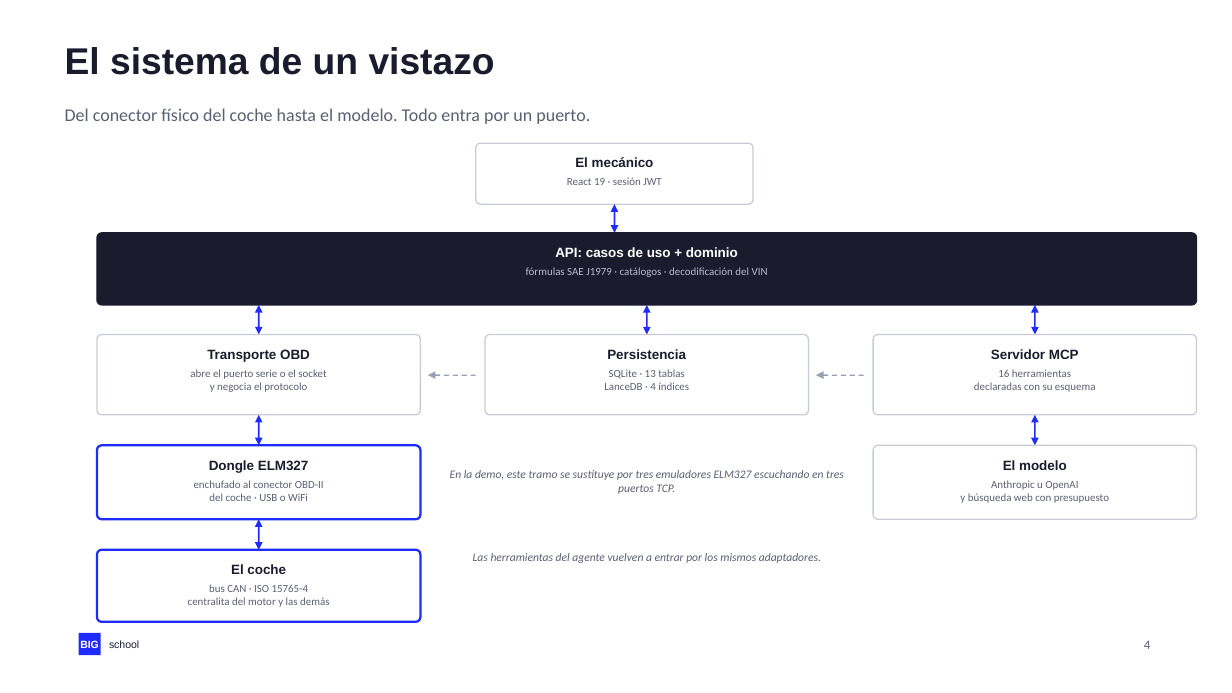
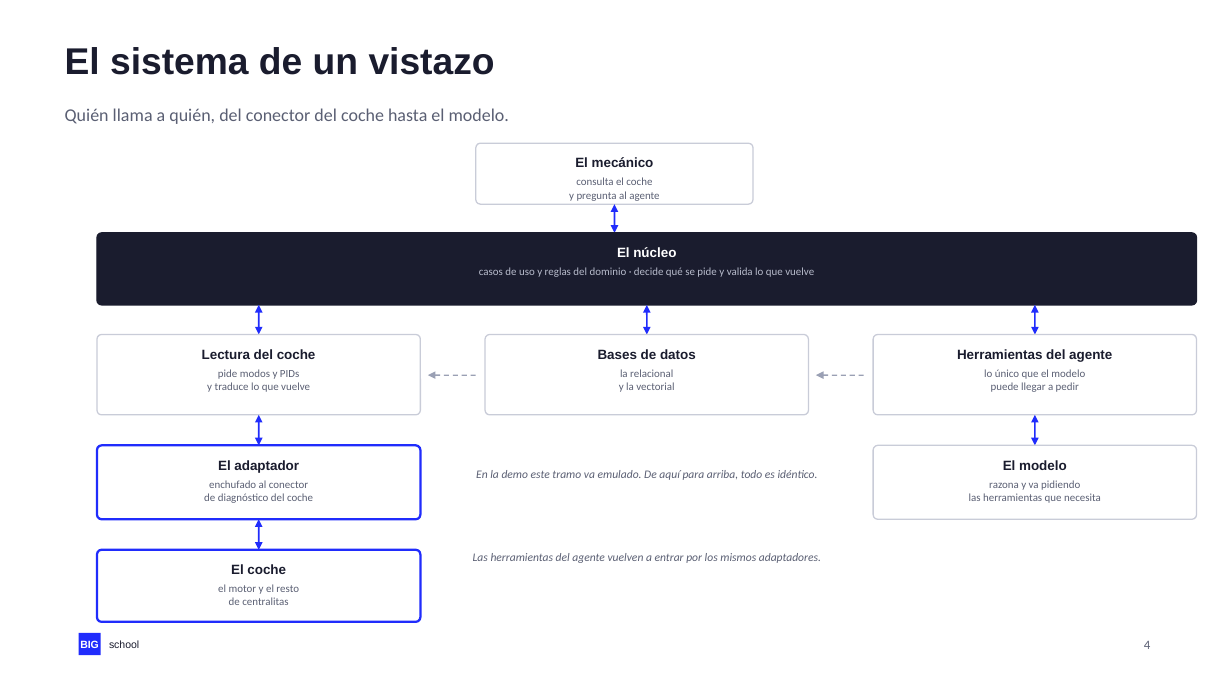
Before and after one commit to NovilloQuinta/intelligent-automotive-diagnostics, a slide deck: slide 4 of docs/presentacion/tfm-intelligent-automotive-diagnostics.pptx. Drawn at 1232x693 pixels with LibreOffice and Linux fonts; fonts in the diff are those of the drawing. Boxes give left, top, right and bottom in pixels: in the first picture for what was removed or moved away, otherwise in the second. Text is boxed around its words. In the diff, an @@ line names an element or a change of style, - is before the commit and + after.

```diff
--- a/docs/presentacion/tfm-intelligent-automotive-diagnostics.pptx
+++ b/docs/presentacion/tfm-intelligent-automotive-diagnostics.pptx
@@ text at (65,108,509,124): text changed @@
-Del conector físico del coche hasta el modelo. Todo entra por un puerto.
+Quién llama a quién, del conector del coche hasta el modelo.
@@ text at (569,177,659,201): text changed @@
-React 19 · sesión JWT
+consulta el coche
+y pregunta al agente
@@ text at (479,267,814,277): text changed @@
-fórmulas SAE J1979 · catálogos · decodificación del VIN
+casos de uso y reglas del dominio · decide qué se pide y valida lo que vuelve
@@ text at (617,247,676,257): text changed @@
-API: casos de uso + dominio
+El núcleo
@@ text at (202,349,316,359): text changed @@
-Transporte OBD
+Lectura del coche
@@ text at (598,349,696,359): text changed @@
-Persistencia
+Bases de datos
@@ text at (957,349,1112,362): text changed @@
-Servidor MCP
+Herramientas del agente
@@ text at (207,369,310,392): text changed @@
-abre el puerto serie o el socket
-y negocia el protocolo
+pide modos y PIDs
+y traduce lo que vuelve
@@ text at (619,369,674,392): text changed @@
-SQLite · 13 tablas
-LanceDB · 4 índices
+la relacional
+y la vectorial
@@ text at (984,369,1085,392): text changed @@
-16 herramientas
-declaradas con su esquema
+lo único que el modelo
+puede llegar a pedir
@@ text at (218,460,299,473): text changed @@
-Dongle ELM327
+El adaptador
@@ text at (476,470,818,480): text changed @@
-En la demo, este tramo se sustituye por tres emuladores ELM327 escuchando en tres puertos TCP.
+En la demo este tramo va emulado. De aquí para arriba, todo es idéntico.
@@ text at (204,480,313,503): text changed @@
-enchufado al conector OBD-II
-del coche · USB o WiFi
+enchufado al conector
+de diagnóstico del coche
@@ text at (969,480,1101,503): text changed @@
-Anthropic u OpenAI
-y búsqueda web con presupuesto
+razona y va pidiendo
+las herramientas que necesita
@@ text at (218,584,299,605): text changed @@
-bus CAN · ISO 15765-4
-centralita del motor y las demás
+el motor y el resto
+de centralitas
```
Also in this commit, not shown: 2 other files.
